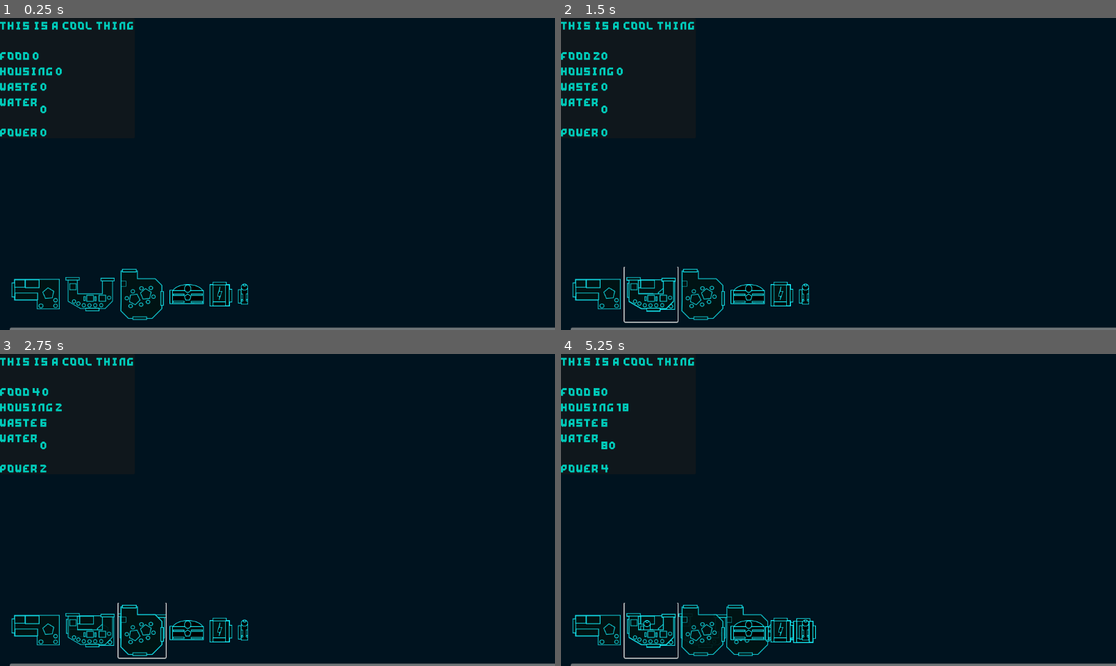
Above: before the commit, frames 1-4 (two rows, left to right).
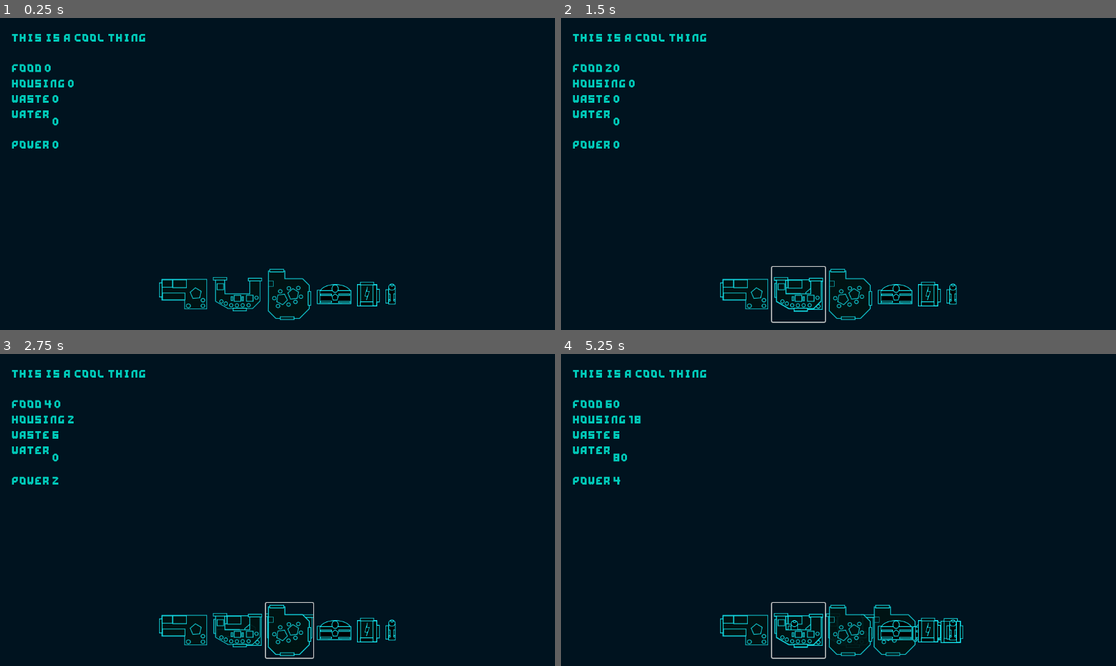
Above: after the commit, the same moments.

Repository: RavenRandomz/nasa-hackthon-2025
Game: Godot game, scene res://level/editor/editor.tscn
Same seed, same stepped clock (60 frames per second), same inputs: the game is played once before the commit and once after it. This scene is started directly instead of the project's main scene.
Inputs (mouse positions are in pixels of both pictures, inside the frame that each line leads up to; where the layout moved, square brackets give the same spot in the first picture):
- Up to frame 1 (0.25 s): no input
- Up to frame 2 (1.5 s): click (744, 295) [594, 295] at 0.5 s; click (799, 295) [649, 295] at 1.25 s
- Up to frame 3 (2.75 s): click (288, 631) [144, 631] at 2 s
- Up to frame 4 (5.25 s): click (894, 631) [749, 631] at 2.75 s; click (927, 631) [783, 631] at 3.5 s; click (949, 631) [805, 631] at 4.25 s; click (799, 631) [649, 631] at 5 s

The runs differ from the first frame. In frame 1, 5.4% of the frame differs, in the area x 0-100%, y 1-100%; in frame 2, 5.8%; in frame 3, 5.9%; in frame 4, 6.7%.

Commit message:
perf(Editor): Improve component layout

Diff:
--- a/level/editor/editor.tscn
+++ b/level/editor/editor.tscn
@@ -47,62 +47,66 @@
 
 [node name="MarginContainer" type="MarginContainer" parent="VSplitContainer"]
 layout_mode = 2
-theme_override_constants/margin_left = 20
 
-[node name="ScrollContainer" type="ScrollContainer" parent="VSplitContainer/MarginContainer"]
+[node name="CenterContainer" type="CenterContainer" parent="VSplitContainer/MarginContainer"]
 layout_mode = 2
-horizontal_scroll_mode = 2
 
-[node name="HFlowContainer2" type="HFlowContainer" parent="VSplitContainer/MarginContainer/ScrollContainer"]
+[node name="HFlowContainer2" type="HFlowContainer" parent="VSplitContainer/MarginContainer"]
 custom_minimum_size = Vector2(700, 7)
 layout_mode = 2
+alignment = 1
 
-[node name="DraggableSpawner" parent="VSplitContainer/MarginContainer/ScrollContainer/HFlowContainer2" node_paths=PackedStringArray("_spawn_into") instance=ExtResource("1_imcdt")]
+[node name="DraggableSpawner" parent="VSplitContainer/MarginContainer/HFlowContainer2" node_paths=PackedStringArray("_spawn_into") instance=ExtResource("1_imcdt")]
 layout_mode = 2
 icon = ExtResource("6_4o2sj")
 flat = true
 _scene_to_spawn = ExtResource("5_75nhd")
-_spawn_into = NodePath("../../../../Shipspace")
+_spawn_into = NodePath("../../../Shipspace")
 
-[node name="DraggableSpawner2" parent="VSplitContainer/MarginContainer/ScrollContainer/HFlowContainer2" node_paths=PackedStringArray("_spawn_into") instance=ExtResource("1_imcdt")]
+[node name="DraggableSpawner2" parent="VSplitContainer/MarginContainer/HFlowContainer2" node_paths=PackedStringArray("_spawn_into") instance=ExtResource("1_imcdt")]
 layout_mode = 2
 icon = ExtResource("5_4o2sj")
 flat = true
 _scene_to_spawn = ExtResource("6_0pwus")
-_spawn_into = NodePath("../../../../Shipspace")
+_spawn_into = NodePath("../../../Shipspace")
 
-[node name="DraggableSpawner3" parent="VSplitContainer/MarginContainer/ScrollContainer/HFlowContainer2" node_paths=PackedStringArray("_spawn_into") instance=ExtResource("1_imcdt")]
+[node name="DraggableSpawner3" parent="VSplitContainer/MarginContainer/HFlowContainer2" node_paths=PackedStringArray("_spawn_into") instance=ExtResource("1_imcdt")]
 layout_mode = 2
 icon = ExtResource("7_0pwus")
 flat = true
 _scene_to_spawn = ExtResource("8_vupvg")
-_spawn_into = NodePath("../../../../Shipspace")
+_spawn_into = NodePath("../../../Shipspace")
 
-[node name="BUnkMaker" parent="VSplitContainer/MarginContainer/ScrollContainer/HFlowContainer2" node_paths=PackedStringArray("_spawn_into") instance=ExtResource("1_imcdt")]
+[node name="BUnkMaker" parent="VSplitContainer/MarginContainer/HFlowContainer2" node_paths=PackedStringArray("_spawn_into") instance=ExtResource("1_imcdt")]
 layout_mode = 2
 icon = ExtResource("10_pf2um")
 flat = true
 _scene_to_spawn = ExtResource("11_v1b7q")
-_spawn_into = NodePath("../../../../Shipspace")
+_spawn_into = NodePath("../../../Shipspace")
 
-[node name="Power" parent="VSplitContainer/MarginContainer/ScrollContainer/HFlowContainer2" node_paths=PackedStringArray("_spawn_into") instance=ExtResource("1_imcdt")]
+[node name="Power" parent="VSplitContainer/MarginContainer/HFlowContainer2" node_paths=PackedStringArray("_spawn_into") instance=ExtResource("1_imcdt")]
 layout_mode = 2
 icon = ExtResource("12_rsvct")
 flat = true
 _scene_to_spawn = ExtResource("13_ideg8")
-_spawn_into = NodePath("../../../../Shipspace")
+_spawn_into = NodePath("../../../Shipspace")
 
-[node name="Endcap" parent="VSplitContainer/MarginContainer/ScrollContainer/HFlowContainer2" node_paths=PackedStringArray("_spawn_into") instance=ExtResource("1_imcdt")]
+[node name="Endcap" parent="VSplitContainer/MarginContainer/HFlowContainer2" node_paths=PackedStringArray("_spawn_into") instance=ExtResource("1_imcdt")]
 layout_mode = 2
 icon = ExtResource("14_544mu")
 flat = true
 _scene_to_spawn = ExtResource("15_xt1av")
-_spawn_into = NodePath("../../../../Shipspace")
+_spawn_into = NodePath("../../../Shipspace")
 
-[node name="MarginContainer" type="MarginContainer" parent="." node_paths=PackedStringArray("_food_label", "_housing_label", "_waste_label", "_water_label", "_power_label")]
+[node name="CenterContainer" type="CenterContainer" parent="VSplitContainer/MarginContainer/HFlowContainer2"]
+layout_mode = 2
+
+[node name="Display" type="MarginContainer" parent="." node_paths=PackedStringArray("_food_label", "_housing_label", "_waste_label", "_water_label", "_power_label")]
 layout_mode = 0
 offset_right = 142.0
 offset_bottom = 49.0
+theme_override_constants/margin_left = 25
+theme_override_constants/margin_top = 25
 script = ExtResource("10_nu1e8")
 _food_label = NodePath("VBoxContainer/Food/FoodScore")
 _housing_label = NodePath("VBoxContainer/Housing/FoodScore")
@@ -110,78 +114,75 @@
 _water_label = NodePath("VBoxContainer/Power/FoodScore")
 _power_label = NodePath("VBoxContainer/Water/FoodScore")
 
-[node name="Panel" type="Panel" parent="MarginContainer"]
+[node name="VBoxContainer" type="VBoxContainer" parent="Display"]
 layout_mode = 2
 
-[node name="VBoxContainer" type="VBoxContainer" parent="MarginContainer"]
+[node name="HBoxContainer2" type="HBoxContainer" parent="Display/VBoxContainer"]
 layout_mode = 2
 
-[node name="HBoxContainer2" type="HBoxContainer" parent="MarginContainer/VBoxContainer"]
-layout_mode = 2
-
-[node name="Label" type="Label" parent="MarginContainer/VBoxContainer/HBoxContainer2"]
+[node name="Label" type="Label" parent="Display/VBoxContainer/HBoxContainer2"]
 layout_mode = 2
 text = "This is a cool thing
 "
 
-[node name="Food" type="HBoxContainer" parent="MarginContainer/VBoxContainer"]
+[node name="Food" type="HBoxContainer" parent="Display/VBoxContainer"]
 layout_mode = 2
 
-[node name="Label" type="Label" parent="MarginContainer/VBoxContainer/Food"]
+[node name="Label" type="Label" parent="Display/VBoxContainer/Food"]
 layout_mode = 2
 text = "Food"
 
-[node name="FoodScore" type="Label" parent="MarginContainer/VBoxContainer/Food"]
+[node name="FoodScore" type="Label" parent="Display/VBoxContainer/Food"]
 layout_mode = 2
 text = "234234"
 
-[node name="Housing" type="HBoxContainer" parent="MarginContainer/VBoxContainer"]
+[node name="Housing" type="HBoxContainer" parent="Display/VBoxContainer"]
 layout_mode = 2
 
-[node name="Label" type="Label" parent="MarginContainer/VBoxContainer/Housing"]
+[node name="Label" type="Label" parent="Display/VBoxContainer/Housing"]
 layout_mode = 2
 text = "Housing"
 
-[node name="FoodScore" type="Label" parent="MarginContainer/VBoxContainer/Housing"]
+[node name="FoodScore" type="Label" parent="Display/VBoxContainer/Housing"]
 layout_mode = 2
 text = "234234"
 
-[node name="Waste Management" type="HBoxContainer" parent="MarginContainer/VBoxContainer"]
+[node name="Waste Management" type="HBoxContainer" parent="Display/VBoxContainer"]
 layout_mode = 2
 
-[node name="Label" type="Label" parent="MarginContainer/VBoxContainer/Waste Management"]
+[node name="Label" type="Label" parent="Display/VBoxContainer/Waste Management"]
 layout_mode = 2
 text = "Waste"
 
-[node name="FoodScore" type="Label" parent="MarginContainer/VBoxContainer/Waste Management"]
+[node name="FoodScore" type="Label" parent="Display/VBoxContainer/Waste Management"]
 layout_mode = 2
 text = "234234"
 
-[node name="Water" type="HBoxContainer" parent="MarginContainer/VBoxContainer"]
+[node name="Water" type="HBoxContainer" parent="Display/VBoxContainer"]
 layout_mode = 2
 
-[node name="Label" type="Label" parent="MarginContainer/VBoxContainer/Water"]
+[node name="Label" type="Label" parent="Display/VBoxContainer/Water"]
 layout_mode = 2
 text = "Water
 "
 
-[node name="FoodScore" type="Label" parent="MarginContainer/VBoxContainer/Water"]
+[node name="FoodScore" type="Label" parent="Display/VBoxContainer/Water"]
 layout_mode = 2
 text = "234234"
 
-[node name="Power" type="HBoxContainer" parent="MarginContainer/VBoxContainer"]
+[node name="Power" type="HBoxContainer" parent="Display/VBoxContainer"]
 layout_mode = 2
 
-[node name="Label" type="Label" parent="MarginContainer/VBoxContainer/Power"]
+[node name="Label" type="Label" parent="Display/VBoxContainer/Power"]
 layout_mode = 2
 text = "Power"
 
-[node name="FoodScore" type="Label" parent="MarginContainer/VBoxContainer/Power"]
+[node name="FoodScore" type="Label" parent="Display/VBoxContainer/Power"]
 layout_mode = 2
 text = "234234"
 
-[node name="Control" type="Control" parent="MarginContainer"]
+[node name="Control" type="Control" parent="Display"]
 layout_mode = 2
 
 [connection signal="child_entered_tree" from="VSplitContainer/Shipspace" to="VSplitContainer/Shipspace" method="_on_child_entered_tree"]
-[connection signal="resource_changed" from="VSplitContainer/Shipspace" to="MarginContainer" method="_on_shipspace_resource_changed"]
+[connection signal="resource_changed" from="VSplitContainer/Shipspace" to="Display" method="_on_shipspace_resource_changed"]
